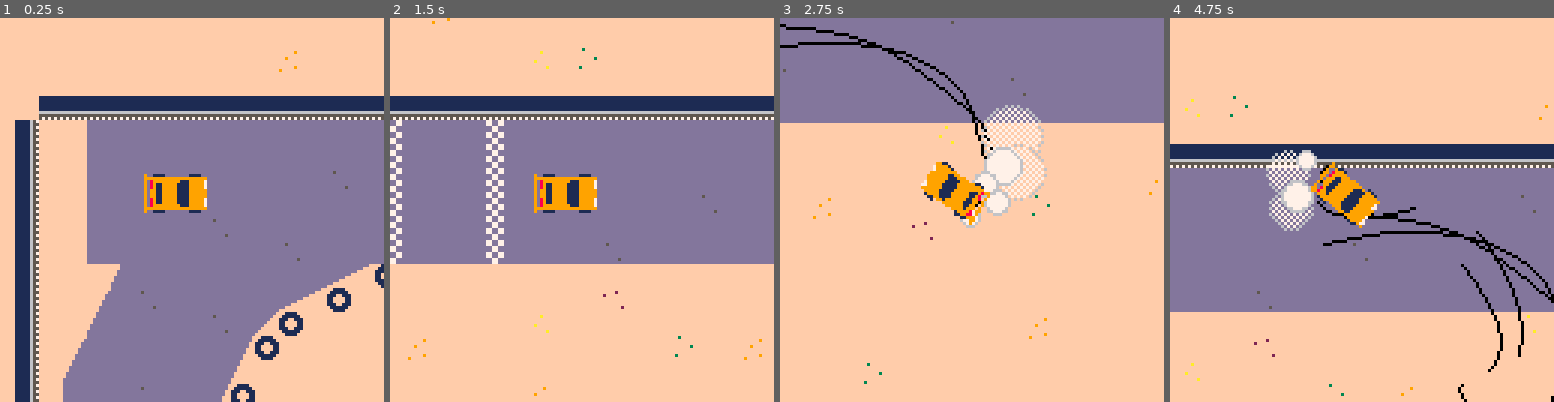
Above: before the commit, frames 1-4 (left to right).
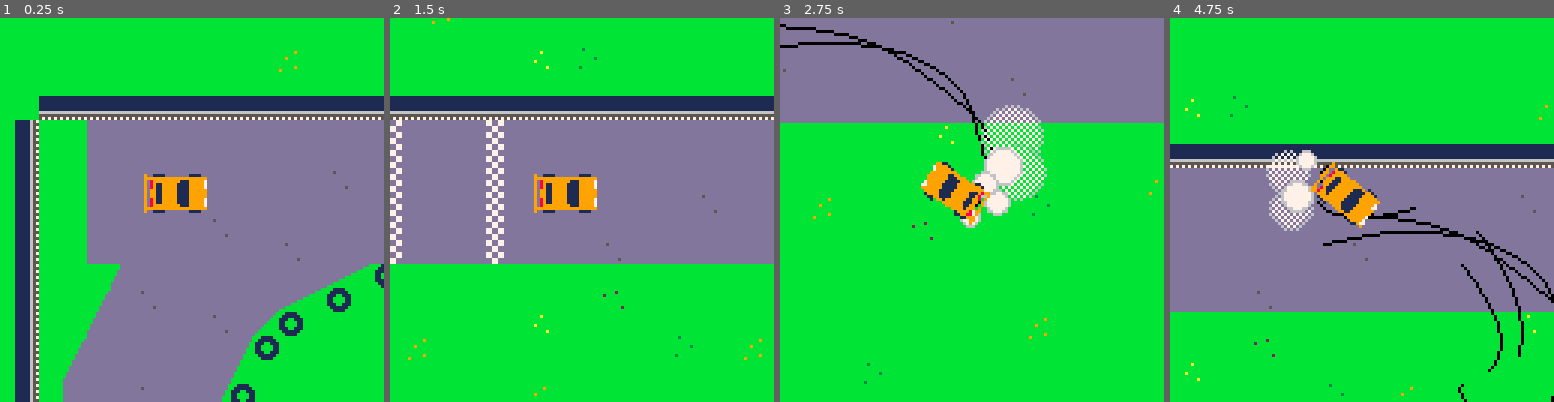
Above: after the commit, the same moments.

Repository: graearea/pico8
Game: PICO-8 cartridge skidmarks.p8
The game is run twice, just before and just after one commit, with the same random seed, the same clock (stepped at 60 frames per second) and the same inputs.
Inputs:
- Up to frame 1 (0.25 s): no input
- Up to frame 2 (1.5 s): tap X (X key) at 0.33, 1.07 s
- Up to frame 3 (2.75 s): hold Right 1.6-2.1 s; tap X (X key) at 1.85 s; hold Right from 2.47 s (still down)
- Up to frame 4 (4.75 s): tap X (X key) at 2.97, 4.08 s; release Right at 3.03 s; hold Left 3.08-3.58 s; hold Right 4.02-4.68 s

The runs differ from the first frame. In frame 1, 43% of the frame differs, in the area x 0-100%, y 0-100%; in frame 2, 56%; in frame 3, 68%, in the area x 0-100%, y 27-100%; in frame 4, 56%.

Commit message:
recolouring

Diff:
--- a/skidmarks.p8
+++ b/skidmarks.p8
@@ -45,7 +45,7 @@
   for d in all(dust) do
    d:update()
   end
-  check_timer()
+  record_lap()
 end
 
 function draw_ghost()
@@ -65,7 +65,7 @@
   window_x=car.x-58
   window_y=car.y-58
   camera(window_x,window_y)
-  rectfill(-200,-200,1024,1027,15)
+  rectfill(-200,-200,1024,1027,11)
   map(0, 0, 0, 0, 1024, 64)
 	 draw_skids(skids_l)
 	 draw_skids(skids_r)
@@ -88,7 +88,7 @@
 end
 
 
-function check_timer()
+function record_lap()
  sprite=mget(car.x/8,car.y/8)
 
  if (sprite==start and (this_lap()==nil or timer-this_lap().start>20)) do
@@ -130,7 +130,12 @@
  local pos =ghost[frame]
  if pos!=nil then
   ghost_car.angle=pos.angle
+--  fillp(0b1000.1)
+  pal(9,12)
   ghost_car:draw()
+  pal()
+  --pal(12,9)
+--  fillp()
   ghost_car.x=pos.x
   ghost_car.y=pos.y
  end
@@ -149,7 +154,11 @@
    if (window_x-10<skid.x and window_x+138>skid.x) then
     if (window_y-10<skid.y and window_y+138>skid.y) then
      ops+=1
-     line(prevx,prevy,skid.x,skid.y,0)
+     if(pget(skid.x,skid.y)==15) then
+      line(prevx,prevy,skid.x,skid.y,4)
+     else
+      line(prevx,prevy,skid.x,skid.y,0)
+     end
     end
    end
   end
@@ -339,17 +348,7 @@
 end
 
 -->8
--- todo
--- support for tiled mapsections
--- create track that can be created
--- ghost car that can be followed
--- accelerator and brake
--- buttons for small big turns that match small big corners?
--- how to deal with >360< problem
--- what should accelerator do?
--- drift angle directly function of accelerator
--- direction of travel just down to steering
--- move pivot point of car forward
+--skids
 
 -->8
 -- add_new_dust(
@@ -380,8 +379,6 @@
      grav=0,
      fade=_f,
      draw=function(self)
-      pal()
-      palt()
       if self.life>3 then
        fillp()
       elseif self.life%2==0 then
@@ -409,6 +406,19 @@
  })
 end
 
+
+-->8
+-- todo
+-- support for tiled mapsections
+-- create track that can be created
+-- ghost car that can be followed
+-- accelerator and brake
+-- buttons for small big turns that match small big corners?
+-- how to deal with >360< problem
+-- what should accelerator do?
+-- drift angle directly function of accelerator
+-- direction of travel just down to steering
+-- move pivot point of car forward
 
 __gfx__
 0000000000000000000000000000000000300000000000000000000000000000dddddddddddddd0000dddddddddddddddddddd00d00000000dddddddddddddd0
